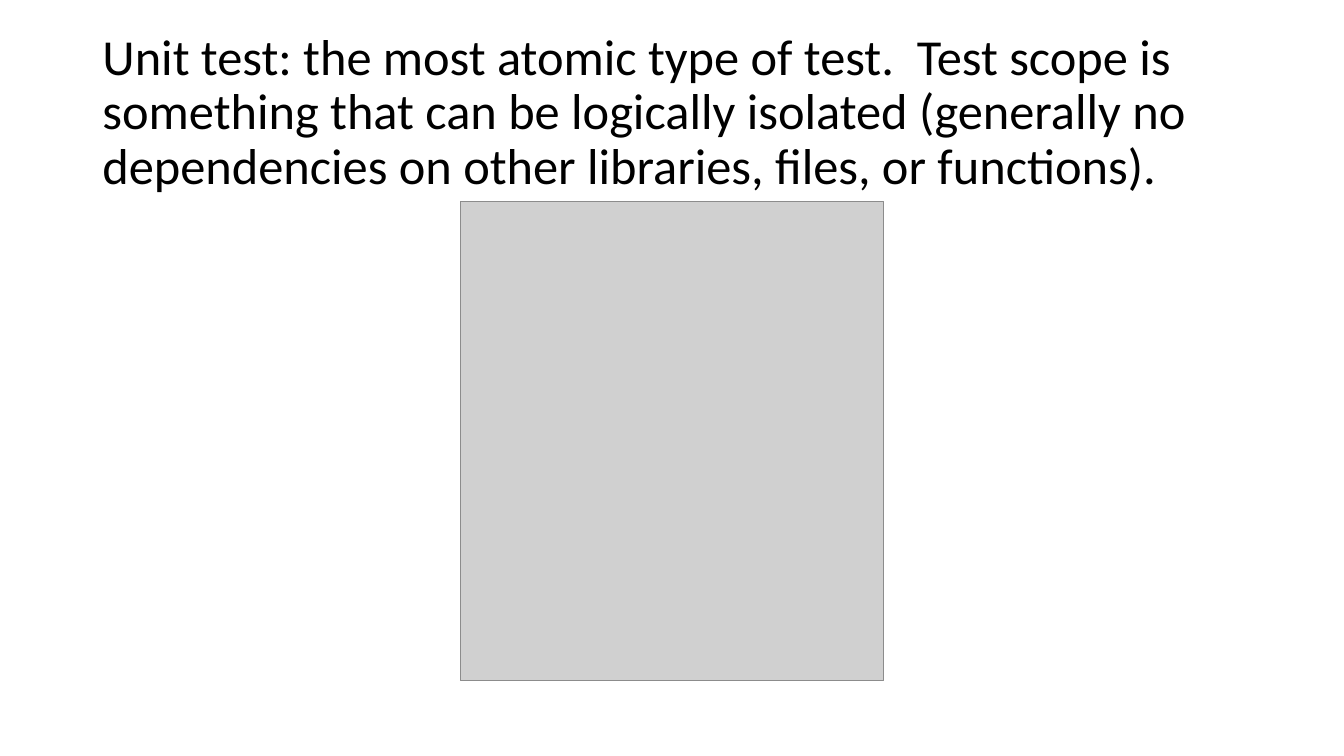
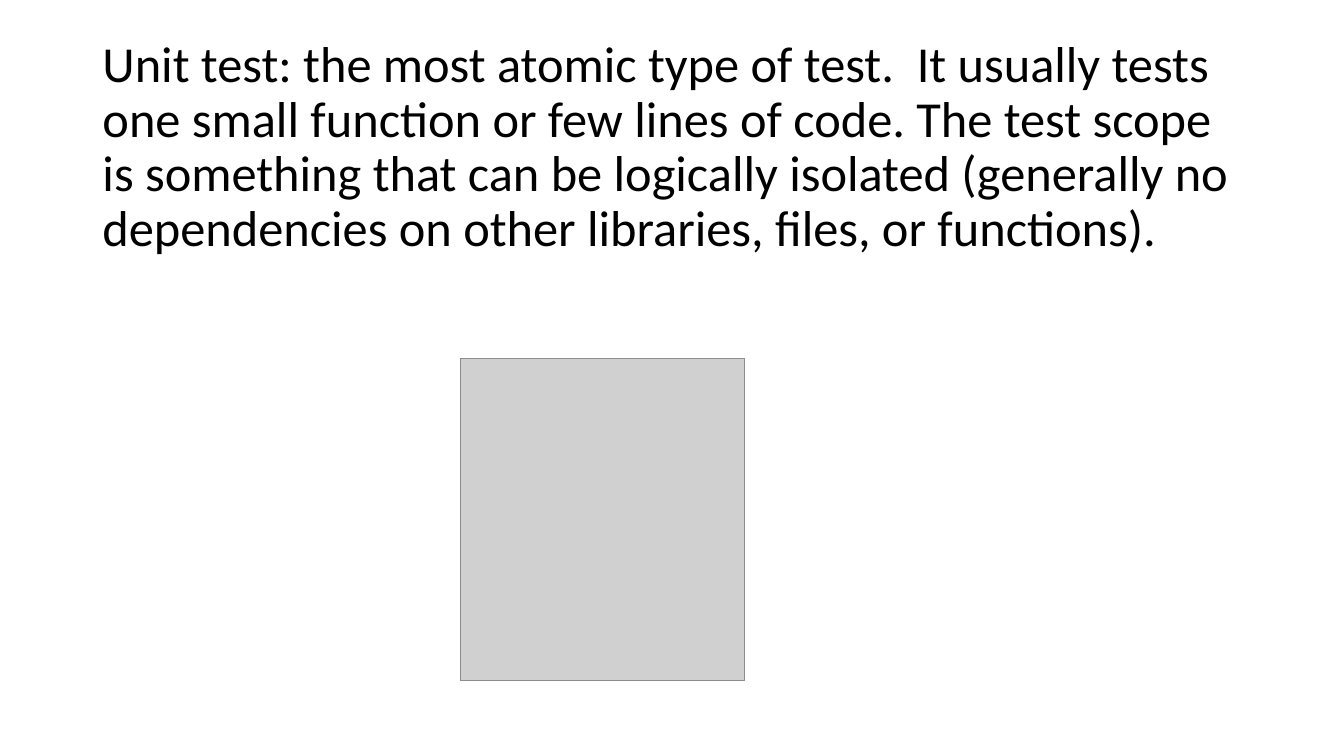
Before and after one commit to ivsg-psu/Errata_Tutorials_DebugTools, a slide deck: slide 2 of Documents/IVSG_unit_testing_and_TDD.pptx. Drawn at 1344x756 pixels with LibreOffice and Linux fonts; fonts in the diff are those of the drawing; grey boxes stand for pictures. Boxes give left, top, right and bottom in pixels: in the first picture for what was removed or moved away, otherwise in the second. Text is boxed around its words. In the diff, an @@ line names an element or a change of style, - is before the commit and + after.

Commit message:
added PPT to document entire library, created function for adding directories via single script call, minor other fixes.

```diff
--- a/Documents/IVSG_unit_testing_and_TDD.pptx
+++ b/Documents/IVSG_unit_testing_and_TDD.pptx
@@ title at (102,47,1228,254): text changed @@
-Unit test: the most atomic type of test. Test scope is something that can be logically isolated (generally no dependencies on other libraries, files, or functions).
+Unit test: the most atomic type of test. It usually tests one small function or few lines of code. The test scope is something that can be logically isolated (generally no dependencies on other libraries, files, or functions).
@@ picture: place and size @@
-picture at (460,202,883,682)
+picture at (460,359,744,682)
```
Also in this commit, not shown: 4 other slides changed, 10 other files.
